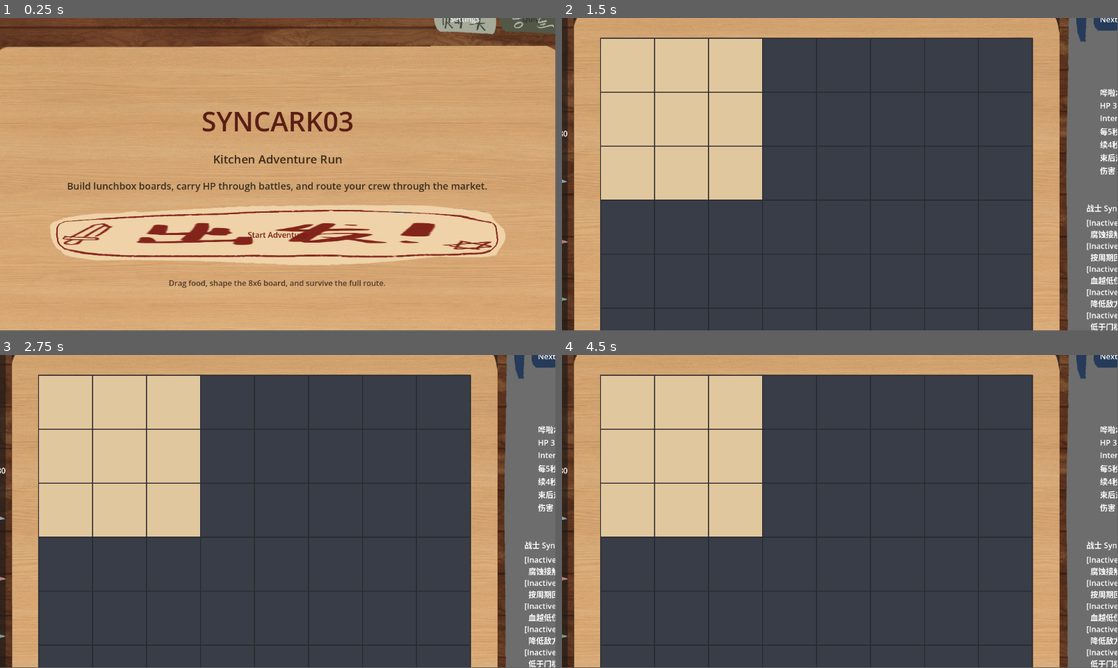
Above: before the commit, frames 1-4 (two rows, left to right).
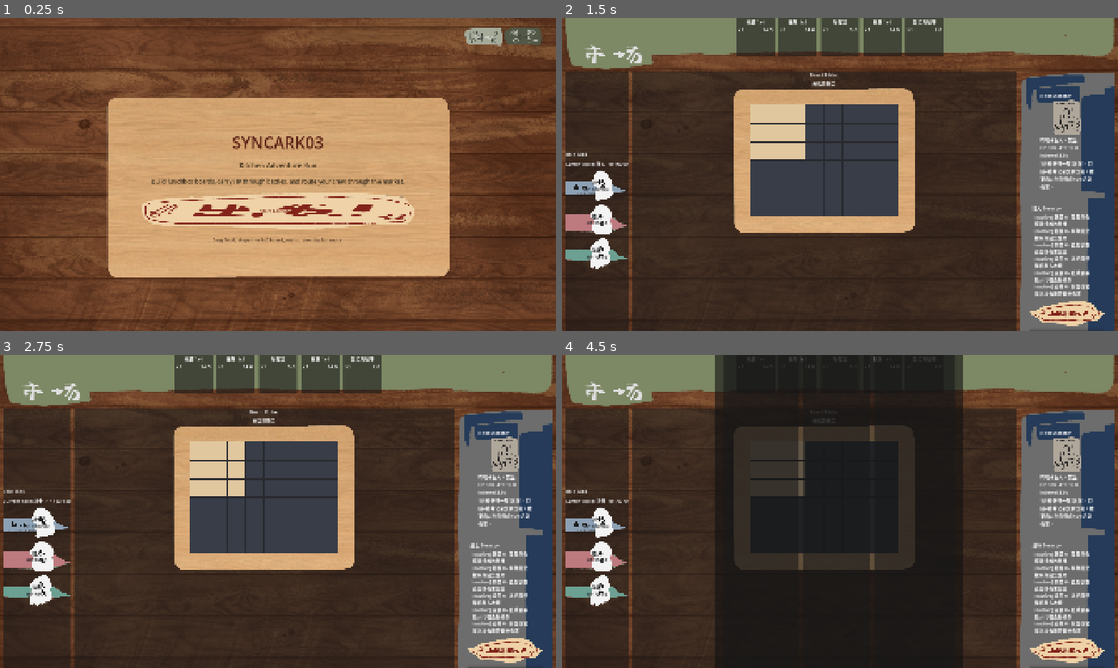
Above: after the commit, the same moments.

Repository: paleriderrrr/Syncark03
Game: Godot game, scene res://Scenes/title_screen.tscn
Two runs of this game, one before a commit and one after it. Both use one fixed random seed, a clock stepped at 60 frames per second and the inputs below.
Inputs (mouse positions are in pixels of both pictures, inside the frame that each line leads up to):
- Up to frame 1 (0.25 s): no input
- Up to frame 2 (1.5 s): click "Start Adventure" at 0.5 s; click (600, 218) at 1.25 s, where only the run after the commit has a clickable "猎人 HP 90/90"
- Up to frame 3 (2.75 s): click (33, 520) at 2 s, where only the run after the commit has a clickable "战士 HP 180/180"
- Up to frame 4 (4.5 s): click (600, 589) at 2.75 s, where only the run after the commit has a clickable "法师 HP 70/70"; click (1067, 649) at 3.5 s, where only the run after the commit has a clickable "离开市场"; click (1067, 649) at 4.25 s, where only the run after the commit has a clickable "开始战斗"
In our replay, the window is 799x449 before the commit and 800x450 after it. These sizes can differ from the game's own. Grey fills any space a smaller window leaves; there, only what the larger window draws over its background counts as a difference.

The runs differ from the first frame. In frame 1, 70% of the frame differs, in the area x 0-100%, y 0-100%; in frame 2, 88%; in frame 3, 88%; in frame 4, 95%.

Commit message:
Update editor and battle popup UI

Diff:
--- a/Scenes/battle_popup.tscn
+++ b/Scenes/battle_popup.tscn
@@ -5,7 +5,7 @@
 [node name="BattlePopup" type="PopupPanel"]
 unique_name_in_owner = true
 initial_position = 1
-size = Vector2i(1280, 720)
+size = Vector2i(1500, 620)
 script = ExtResource("1_popup")
 
 [node name="Margin" type="MarginContainer" parent="."]
@@ -111,7 +111,7 @@
 layout_mode = 2
 size_flags_vertical = 3
 scroll_following = true
-bbcode_enabled = false
+bbcode_enabled = true
 
 [node name="ResultLabel" type="Label" parent="Margin/RootVBox/BodyHBox/CenterPanel/CenterVBox"]
 unique_name_in_owner = true
--- a/Scenes/main_editor_screen.tscn
+++ b/Scenes/main_editor_screen.tscn
@@ -35,126 +35,127 @@
 anchor_bottom = 1.0
 grow_horizontal = 2
 grow_vertical = 2
-theme_override_constants/margin_left = 18
-theme_override_constants/margin_top = 18
-theme_override_constants/margin_right = 18
-theme_override_constants/margin_bottom = 18
+theme_override_constants/margin_left = 10
+theme_override_constants/margin_top = 10
+theme_override_constants/margin_right = 10
+theme_override_constants/margin_bottom = 10
 
 [node name="RootVBox" type="VBoxContainer" parent="Margin"]
 layout_mode = 2
 size_flags_vertical = 3
+theme_override_constants/separation = 6
+
+[node name="StatusPanel" type="PanelContainer" parent="Margin/RootVBox"]
+unique_name_in_owner = true
+layout_mode = 2
+
+[node name="StatusGrid" type="GridContainer" parent="Margin/RootVBox/StatusPanel"]
+layout_mode = 2
+columns = 4
+
+[node name="GoldLabel" type="Label" parent="Margin/RootVBox/StatusPanel/StatusGrid"]
+unique_name_in_owner = true
+layout_mode = 2
+custom_minimum_size = Vector2(180, 34)
+text = "Gold: 0"
+
+[node name="RouteLabel" type="Label" parent="Margin/RootVBox/StatusPanel/StatusGrid"]
+unique_name_in_owner = true
+layout_mode = 2
+custom_minimum_size = Vector2(300, 34)
+text = "NODE"
+
+[node name="NodeLabel" type="Label" parent="Margin/RootVBox/StatusPanel/StatusGrid"]
+unique_name_in_owner = true
+layout_mode = 2
+custom_minimum_size = Vector2(280, 34)
+text = "Current Node"
+
+[node name="RiskLabel" type="Label" parent="Margin/RootVBox/StatusPanel/StatusGrid"]
+unique_name_in_owner = true
+layout_mode = 2
+custom_minimum_size = Vector2(180, 34)
+text = "Risk"
+
+[node name="TopMarketPanel" type="PanelContainer" parent="Margin/RootVBox"]
+unique_name_in_owner = true
+layout_mode = 2
+custom_minimum_size = Vector2(0, 116)
+
+[node name="TopMarketVBox" type="VBoxContainer" parent="Margin/RootVBox/TopMarketPanel"]
+layout_mode = 2
+theme_override_constants/separation = 4
+
+[node name="TopMarketActions" type="HBoxContainer" parent="Margin/RootVBox/TopMarketPanel/TopMarketVBox"]
+layout_mode = 2
+
+[node name="TopMarketSpacer" type="Control" parent="Margin/RootVBox/TopMarketPanel/TopMarketVBox/TopMarketActions"]
+layout_mode = 2
+size_flags_horizontal = 3
+
+[node name="MarketRefreshButton" type="Button" parent="Margin/RootVBox/TopMarketPanel/TopMarketVBox/TopMarketActions"]
+unique_name_in_owner = true
+layout_mode = 2
+text = "Refresh"
+
+[node name="TopMarketStrip" parent="Margin/RootVBox/TopMarketPanel/TopMarketVBox" instance=ExtResource("4_strip")]
+unique_name_in_owner = true
+layout_mode = 2
+
+[node name="MainHBox" type="HBoxContainer" parent="Margin/RootVBox"]
+layout_mode = 2
+size_flags_vertical = 3
+theme_override_constants/separation = 12
+
+[node name="LeftPanel" type="PanelContainer" parent="Margin/RootVBox/MainHBox"]
+layout_mode = 2
+custom_minimum_size = Vector2(220, 0)
+size_flags_vertical = 3
+
+[node name="LeftCenter" type="CenterContainer" parent="Margin/RootVBox/MainHBox/LeftPanel"]
+layout_mode = 2
+
+[node name="LeftVBox" type="VBoxContainer" parent="Margin/RootVBox/MainHBox/LeftPanel/LeftCenter"]
+layout_mode = 2
 theme_override_constants/separation = 10
-
-[node name="StatusPanel" type="PanelContainer" parent="Margin/RootVBox"]
-layout_mode = 2
-
-[node name="StatusGrid" type="GridContainer" parent="Margin/RootVBox/StatusPanel"]
-layout_mode = 2
-columns = 4
-
-[node name="GoldLabel" type="Label" parent="Margin/RootVBox/StatusPanel/StatusGrid"]
-unique_name_in_owner = true
-layout_mode = 2
-custom_minimum_size = Vector2(180, 0)
-text = "Gold: 0"
-
-[node name="RouteLabel" type="Label" parent="Margin/RootVBox/StatusPanel/StatusGrid"]
-unique_name_in_owner = true
-layout_mode = 2
-custom_minimum_size = Vector2(240, 0)
-text = "NODE"
-
-[node name="NodeLabel" type="Label" parent="Margin/RootVBox/StatusPanel/StatusGrid"]
-unique_name_in_owner = true
-layout_mode = 2
-custom_minimum_size = Vector2(220, 0)
-text = "Current Node"
-
-[node name="RiskLabel" type="Label" parent="Margin/RootVBox/StatusPanel/StatusGrid"]
-unique_name_in_owner = true
-layout_mode = 2
-custom_minimum_size = Vector2(180, 0)
-text = "Risk"
-
-[node name="TopMarketPanel" type="PanelContainer" parent="Margin/RootVBox"]
-unique_name_in_owner = true
-layout_mode = 2
-custom_minimum_size = Vector2(0, 190)
-
-[node name="TopMarketVBox" type="VBoxContainer" parent="Margin/RootVBox/TopMarketPanel"]
-layout_mode = 2
-theme_override_constants/separation = 8
-
-[node name="TopMarketActions" type="HBoxContainer" parent="Margin/RootVBox/TopMarketPanel/TopMarketVBox"]
-layout_mode = 2
-
-[node name="TopMarketSpacer" type="Control" parent="Margin/RootVBox/TopMarketPanel/TopMarketVBox/TopMarketActions"]
+alignment = 1
+
+[node name="RoleTitle" type="Label" parent="Margin/RootVBox/MainHBox/LeftPanel/LeftCenter/LeftVBox"]
+layout_mode = 2
+text = "Role Tabs"
+
+[node name="SelectedRoleLabel" type="Label" parent="Margin/RootVBox/MainHBox/LeftPanel/LeftCenter/LeftVBox"]
+unique_name_in_owner = true
+layout_mode = 2
+text = "Current Role"
+
+[node name="WarriorTabButton" type="Button" parent="Margin/RootVBox/MainHBox/LeftPanel/LeftCenter/LeftVBox"]
+unique_name_in_owner = true
+layout_mode = 2
+custom_minimum_size = Vector2(164, 70)
+text = "Warrior"
+
+[node name="HunterTabButton" type="Button" parent="Margin/RootVBox/MainHBox/LeftPanel/LeftCenter/LeftVBox"]
+unique_name_in_owner = true
+layout_mode = 2
+custom_minimum_size = Vector2(164, 70)
+text = "Hunter"
+
+[node name="MageTabButton" type="Button" parent="Margin/RootVBox/MainHBox/LeftPanel/LeftCenter/LeftVBox"]
+unique_name_in_owner = true
+layout_mode = 2
+custom_minimum_size = Vector2(164, 70)
+text = "Mage"
+
+[node name="CenterPanel" type="PanelContainer" parent="Margin/RootVBox/MainHBox"]
 layout_mode = 2
 size_flags_horizontal = 3
-
-[node name="MarketRefreshButton" type="Button" parent="Margin/RootVBox/TopMarketPanel/TopMarketVBox/TopMarketActions"]
-unique_name_in_owner = true
-layout_mode = 2
-text = "Refresh"
-
-[node name="TopMarketStrip" parent="Margin/RootVBox/TopMarketPanel/TopMarketVBox" instance=ExtResource("4_strip")]
-unique_name_in_owner = true
-layout_mode = 2
-
-[node name="MainHBox" type="HBoxContainer" parent="Margin/RootVBox"]
-layout_mode = 2
-size_flags_vertical = 3
-theme_override_constants/separation = 12
-
-[node name="LeftPanel" type="PanelContainer" parent="Margin/RootVBox/MainHBox"]
-layout_mode = 2
-custom_minimum_size = Vector2(220, 0)
-size_flags_vertical = 3
-
-[node name="LeftCenter" type="CenterContainer" parent="Margin/RootVBox/MainHBox/LeftPanel"]
-layout_mode = 2
-
-[node name="LeftVBox" type="VBoxContainer" parent="Margin/RootVBox/MainHBox/LeftPanel/LeftCenter"]
-layout_mode = 2
-theme_override_constants/separation = 16
-alignment = 1
-
-[node name="RoleTitle" type="Label" parent="Margin/RootVBox/MainHBox/LeftPanel/LeftCenter/LeftVBox"]
-layout_mode = 2
-text = "Role Tabs"
-
-[node name="SelectedRoleLabel" type="Label" parent="Margin/RootVBox/MainHBox/LeftPanel/LeftCenter/LeftVBox"]
-unique_name_in_owner = true
-layout_mode = 2
-text = "Current Role"
-
-[node name="WarriorTabButton" type="Button" parent="Margin/RootVBox/MainHBox/LeftPanel/LeftCenter/LeftVBox"]
-unique_name_in_owner = true
-layout_mode = 2
-custom_minimum_size = Vector2(188, 96)
-text = "Warrior"
-
-[node name="HunterTabButton" type="Button" parent="Margin/RootVBox/MainHBox/LeftPanel/LeftCenter/LeftVBox"]
-unique_name_in_owner = true
-layout_mode = 2
-custom_minimum_size = Vector2(188, 96)
-text = "Hunter"
-
-[node name="MageTabButton" type="Button" parent="Margin/RootVBox/MainHBox/LeftPanel/LeftCenter/LeftVBox"]
-unique_name_in_owner = true
-layout_mode = 2
-custom_minimum_size = Vector2(188, 96)
-text = "Mage"
-
-[node name="CenterPanel" type="PanelContainer" parent="Margin/RootVBox/MainHBox"]
-layout_mode = 2
-size_flags_horizontal = 3
 size_flags_vertical = 3
 
 [node name="CenterVBox" type="VBoxContainer" parent="Margin/RootVBox/MainHBox/CenterPanel"]
 layout_mode = 2
 size_flags_vertical = 3
-theme_override_constants/separation = 10
+theme_override_constants/separation = 6
 
 [node name="BoardTitle" type="Label" parent="Margin/RootVBox/MainHBox/CenterPanel/CenterVBox"]
 layout_mode = 2
@@ -184,7 +185,7 @@
 size_flags_horizontal = 4
 size_flags_vertical = 4
 script = ExtResource("3_board")
-cell_pixel_size = 112
+cell_pixel_size = 64
 
 [node name="RightPanel" type="PanelContainer" parent="Margin/RootVBox/MainHBox"]
 unique_name_in_owner = true
@@ -194,7 +195,7 @@
 
 [node name="RightVBox" type="VBoxContainer" parent="Margin/RootVBox/MainHBox/RightPanel"]
 layout_mode = 2
-theme_override_constants/separation = 10
+theme_override_constants/separation = 6
 
 [node name="NextMonsterPanel" type="PanelContainer" parent="Margin/RootVBox/MainHBox/RightPanel/RightVBox"]
 unique_name_in_owner = true
@@ -255,7 +256,7 @@
 [node name="BottomInventoryPanel" type="PanelContainer" parent="Margin/RootVBox"]
 unique_name_in_owner = true
 layout_mode = 2
-custom_minimum_size = Vector2(0, 190)
+custom_minimum_size = Vector2(0, 116)
 
 [node name="InventoryDropZone" type="PanelContainer" parent="Margin/RootVBox/BottomInventoryPanel"]
 unique_name_in_owner = true
--- a/Scripts/UI/battle_popup.gd
+++ b/Scripts/UI/battle_popup.gd
@@ -3,6 +3,7 @@
 
 const PLAYBACK_SPEED := 6.0
 const MAX_EVENT_DELAY := 0.5
+const MAX_VISIBLE_LOG_LINES := 8
 
 @onready var title_label: Label = %TitleLabel
 @onready var route_label: Label = %BattleRouteLabel
@@ -17,6 +18,7 @@
 @onready var close_button: Button = %CloseBattleButton
 
 var _is_playing: bool = false
+var _recent_lines: Array[String] = []
 
 func _run_state() -> Node:
 	return get_node("/root/RunState")
@@ -33,7 +35,7 @@
 	var run_state: Node = _run_state()
 	var report: Dictionary = CombatEngine.simulate(run_state)
 	_prepare_playback(report)
-	popup_centered(Vector2i(1280, 720))
+	popup_centered(Vector2i(1500, 620))
 	await _play_report(report)
 	run_state.apply_battle_report(report)
 	_render_final_report(report)
@@ -45,6 +47,7 @@
 	route_label.text = _run_state().get_route_label()
 	playback_time_label.text = "Time 0.0s"
 	result_label.text = "Timeline playback running..."
+	_recent_lines.clear()
 	_fill_party_labels(report.get("characters", []), true)
 	monster_name_label.text = String(report.get("monster_name", "Unknown"))
 	monster_hp_label.text = "HP %.1f / %.1f" % [float(report.get("monster_max_hp", 0.0)), float(report.get("monster_max_hp", 0.0))]
@@ -61,7 +64,7 @@
 			await get_tree().create_timer(wait_seconds).timeout
 			playback_time_label.text = "Time %.1fs" % event_time
 			previous_time = event_time
-		battle_log.append_text("%s\n" % line)
+		_append_recent_log_line(line)
 		has_events = true
 	if not has_events:
 		await get_tree().create_timer(0.25).timeout
@@ -95,6 +98,19 @@
 	else:
 		party_meta_label.text = "Alive Heroes: %d / %d" % [alive_count, characters.size()]
 
+func _append_recent_log_line(line: String) -> void:
+	_recent_lines.append(line)
+	while _recent_lines.size() > MAX_VISIBLE_LOG_LINES:
+		_recent_lines.remove_at(0)
+	var rendered_lines: Array[String] = []
+	for index in range(_recent_lines.size()):
+		var alpha: float = lerpf(0.28, 1.0, float(index + 1) / float(_recent_lines.size()))
+		var color_hex: String = Color(0.95, 0.95, 0.95, alpha).to_html()
+		rendered_lines.append("[color=#%s]%s[/color]" % [color_hex, _recent_lines[index]])
+	battle_log.bbcode_enabled = true
+	battle_log.clear()
+	battle_log.append_text("\n".join(rendered_lines))
+
 func _extract_log_time(line: String) -> float:
 	var close_index: int = line.find("s]")
 	if not line.begins_with("[") or close_index <= 1:
--- a/Scripts/UI/main_editor_screen.gd
+++ b/Scripts/UI/main_editor_screen.gd
@@ -15,6 +15,7 @@
 @onready var route_label: Label = %RouteLabel
 @onready var node_label: Label = %NodeLabel
 @onready var risk_label: Label = %RiskLabel
+@onready var status_panel: PanelContainer = %StatusPanel
 @onready var selected_role_label: Label = %SelectedRoleLabel
 @onready var selected_item_label: Label = %SelectedItemLabel
 @onready var board_view: BentoBoardView = %BentoBoardView
@@ -97,22 +98,45 @@
 	apply_panel_texture(board_frame, TEX_BOARD_WOOD, 56)
 	apply_panel_texture(right_panel, TEX_RIGHT_BOARD, 36)
 	apply_panel_texture(next_monster_panel, TEX_RIGHT_BOARD, 36)
+	_apply_status_panel_style()
 	apply_button_texture(market_refresh_button, TEX_REFRESH, 24)
 	apply_button_texture(action_button, TEX_DEPART, 32)
 	apply_button_texture(tab_buttons[&"warrior"], TEX_ROLE_TOP, 30)
 	apply_button_texture(tab_buttons[&"hunter"], TEX_ROLE_MID, 30)
 	apply_button_texture(tab_buttons[&"mage"], TEX_ROLE_BOTTOM, 30)
 	wanted_poster_rect.texture = TEX_WANTED
-	market_refresh_button.custom_minimum_size = Vector2(164, 76)
-	action_button.custom_minimum_size = Vector2(220, 96)
+	market_refresh_button.custom_minimum_size = Vector2(140, 58)
+	action_button.custom_minimum_size = Vector2(200, 82)
 	for role_button_variant in tab_buttons.values():
 		var role_button: Button = role_button_variant
-		role_button.custom_minimum_size = Vector2(188, 96)
+		role_button.custom_minimum_size = Vector2(164, 70)
 	_apply_button_font_color(market_refresh_button, Color(0.96, 0.96, 0.96))
 	_apply_button_font_color(action_button, Color(0.46, 0.11, 0.08))
 	_apply_button_font_color(tab_buttons[&"warrior"], Color(0.12, 0.12, 0.12))
 	_apply_button_font_color(tab_buttons[&"hunter"], Color(0.12, 0.12, 0.12))
 	_apply_button_font_color(tab_buttons[&"mage"], Color(0.12, 0.12, 0.12))
+
+func _apply_status_panel_style() -> void:
+	status_panel.z_index = 50
+	var panel_style := StyleBoxFlat.new()
+	panel_style.bg_color = Color(0.04, 0.07, 0.1, 0.92)
+	panel_style.corner_radius_top_left = 18
+	panel_style.corner_radius_top_right = 18
+	panel_style.corner_radius_bottom_right = 18
+	panel_style.corner_radius_bottom_left = 18
+	panel_style.border_width_left = 2
+	panel_style.border_width_top = 2
+	panel_style.border_width_right = 2
+	panel_style.border_width_bottom = 2
+	panel_style.border_color = Color(0.84, 0.78, 0.62, 0.95)
+	panel_style.content_margin_left = 16
+	panel_style.content_margin_top = 6
+	panel_style.content_margin_right = 16
+	panel_style.content_margin_bottom = 6
+	status_panel.add_theme_stylebox_override("panel", panel_style)
+	for label in [gold_label, route_label, node_label, risk_label]:
+		label.add_theme_color_override("font_color", Color(0.97, 0.93, 0.82))
+		label.add_theme_font_size_override("font_size", 17)
 
 func apply_panel_texture(panel: PanelContainer, texture: Texture2D, margin: int) -> void:
 	var style := StyleBoxTexture.new()
--- a/project.godot
+++ b/project.godot
@@ -11,13 +11,20 @@
 [application]
 
 config/name="Syncark03"
+run/main_scene="res://Scenes/title_screen.tscn"
 config/features=PackedStringArray("4.6", "Forward Plus")
 config/icon="res://icon.svg"
-run/main_scene="res://Scenes/title_screen.tscn"
 
 [autoload]
 
 RunState="*res://Scripts/Autoload/run_state.gd"
+
+[display]
+
+window/size/viewport_width=1920
+window/size/viewport_height=1080
+window/size/resizable=false
+window/stretch/mode="canvas_items"
 
 [physics]
 
Not shown, changed: Docs/07_progress_log.md
